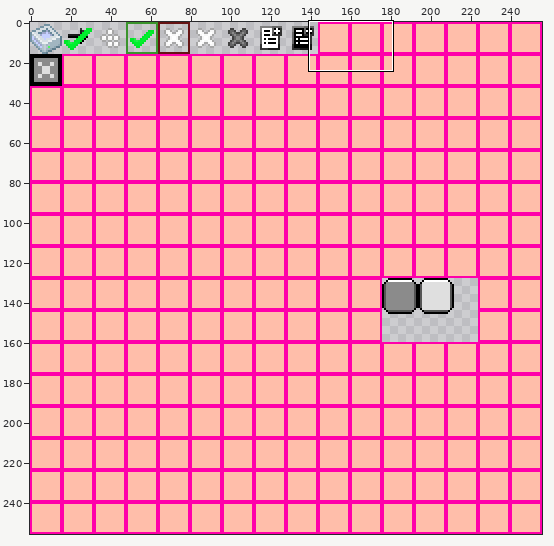
Two versions of one sprite sheet, src/main/resources/assets/advanced_ae/textures/guis/states.png. Above, an overview of the earlier version with the close-up marked.
Close-up. Earlier state:
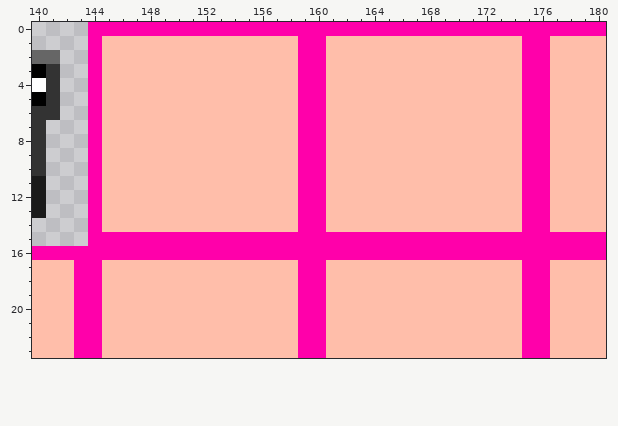
The file is 256x256 pixels. Colours within 5 levels of each other are drawn and written as one. Shown: x 140..180, y 0..23.
Now the later version:
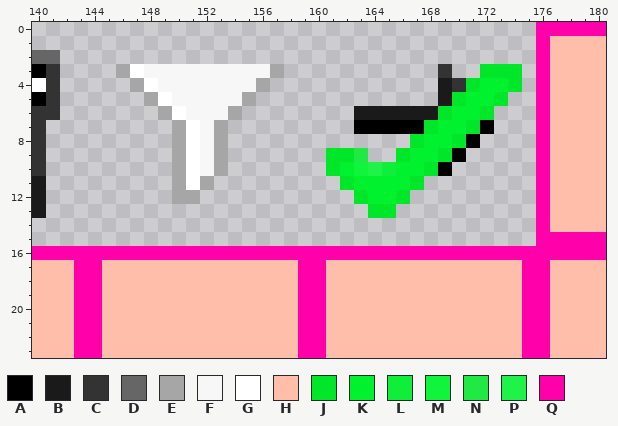
Palette (. is transparent): A #000000  B #1a1a1a  C #333333  D #666666  E #a6a6a6  F #f7f7f7  G #ffffff  H #ffbeaa  J #00e628  K #00f12e  L #0fee39  M #10f43c  N #20e943  P #1ff248  Q #ff00aa
The edit:
Colour A replaces colour H in row 7 at x 163 to 167 and 172; in row 8 at x 171; in row 9 at x 170; in row 10 at x 169.
Colour B replaces colour H in rows 4 to 5 at x 169; in row 6 at x 163 to 168.
Colour C replaces colour H in row 3 at x 169; in row 4 at x 170.
Colour E replaces colour H in row 3 at x 146 and 157; in row 4 at x 147 and 156; in row 5 at x 148 and 155; in row 6 at x 149 and 154; in rows 7 to 10 at x 150 and 153; in row 11 at x 150 and 152.
Colour E replaces colour H in row 12 at x 150 to 151.
Colour F replaces colour H in row 3 at x 148 to 156; in row 4 at x 149 to 155; in row 5 at x 150 to 154; in row 6 at x 151 to 153; in rows 7 to 10 at x 152.
Colour G replaces colour H in row 3 at x 147; in row 4 at x 148; in row 5 at x 149; in row 6 at x 150; in rows 7 to 11 at x 151.
Colour J replaces colour H in row 3 at x 172 to 174; in row 4 at x 171 and 174; in row 5 at x 170 and 173; in row 6 at x 169 and 172; in row 7 at x 168 and 171; in row 8 at x 167 and 170.
Colour J replaces colour H in row 9 at x 161 to 162, 166 and 169; in row 10 at x 161 and 168; in row 11 at x 162 and 167; in row 12 at x 163 and 166; in row 13 at x 164 to 165.
Colour K replaces colour H in row 4 at x 172 to 173; in row 5 at x 171 to 172; in row 6 at x 170 to 171; in row 7 at x 169 to 170; in row 8 at x 168 to 169; in row 9 at x 167 to 168.
Colour K replaces colour H in row 10 at x 162 and 166 to 167; in row 11 at x 163 to 166; in row 12 at x 164 to 165.
Colour L replaces colour H in row 10 at x 165.
Colour M replaces colour H in row 10 at x 163.
Colour N replaces colour H in row 9 at x 163.
Colour P replaces colour H in row 10 at x 164.
Colour H is removed in rows 1 to 2 at x 145 to 158 and 161 to 174; in row 3 at x 145, 158, 161 to 168 and 170 to 171; in row 4 at x 145 to 146, 157 to 158 and 161 to 168; in row 5 at x 145 to 147, 156 to 158, 161 to 168 and 174; in row 6 at x 145 to 148, 155 to 158, 161 to 162 and 173 to 174; in row 7 at x 145 to 149, 154 to 158, 161 to 162 and 173 to 174.
Colour H is removed in row 8 at x 145 to 149, 154 to 158, 161 to 166 and 172 to 174; in row 9 at x 145 to 149, 154 to 158, 164 to 165 and 171 to 174; in row 10 at x 145 to 149, 154 to 158 and 170 to 174; in row 11 at x 145 to 149, 153 to 158, 161 and 168 to 174; in row 12 at x 145 to 149, 152 to 158, 161 to 162 and 167 to 174; in row 13 at x 145 to 158, 161 to 163 and 166 to 174.
Colour H is removed in row 14 at x 145 to 158 and 161 to 174.
Colour Q is removed in row 0 at x 144 to 175; in rows 1 to 14 at x 144, 159 to 160 and 175; in row 15 at x 144 to 175.
